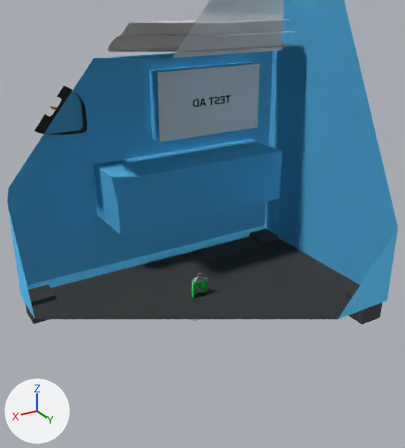
What one commit did to the Blender file resources/models/Vending Machine/Vending_Machine.blend.
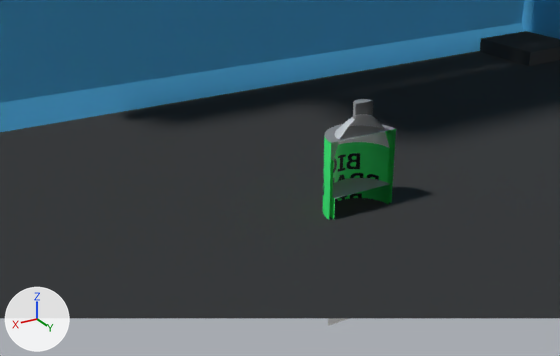
Old and new are each drawn whole from a 50 mm lens placed at (1.987, 3.319, 2.452), pointed at (-0.139, -0.226, 0.679) and again close up from a 50 mm lens placed at (0.755, 0.956, 0.749), pointed at (0.102, -0.133, 0.204). Arrows for +X, +Y and +Z are at lower left; the lights stay in place. Everything nearer to the camera than a plane just in front of the edit is cut away.

The first close-up shows 'Bottle', 'Can_Large', 'Can_Small', 'Legs', 'Machine'.
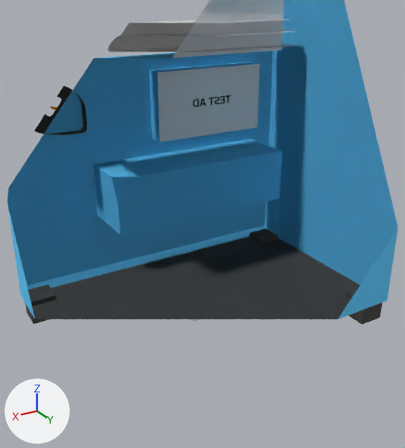
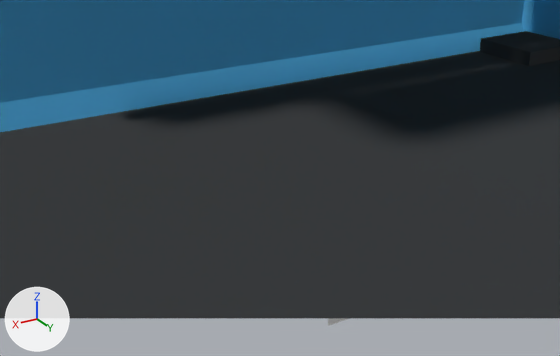
Where the change shows, as pixel boxes [x1, y1, x2, y2] in the close-ups (560 x 356 px):
'Bottle', deleted: before [329, 99, 390, 218]
'Can_Large', deleted: before [323, 124, 396, 220]
'Can_Small', deleted (green): before [332, 178, 390, 219]

The change, as a diff of the scene's bpy script:
```diff
--- a/resources/models/Vending Machine/Vending_Machine.blend.py
+++ b/resources/models/Vending Machine/Vending_Machine.blend.py
@@ ob_can_large @@
-ob_can_large = bpy.data.objects.new('Can_Large', me_cylinder)
-ob_can_large.location = (0.0, 0.0, 0.0)
-ob_can_large.scale = (0.113, 0.113, 0.113)
@@ ob_can_small @@
-ob_can_small = bpy.data.objects.new('Can_Small', me_cylinder_001)
-ob_can_small.location = (0.0, 0.0, 0.0)
-ob_can_small.scale = (0.0995, 0.0995, 0.0995)
@@ ob_bottle @@
-ob_bottle = bpy.data.objects.new('Bottle', me_cylinder_002)
-ob_bottle.location = (0.0, 0.0, 0.0)
-ob_bottle.scale = (0.131, 0.131, 0.131)
```
